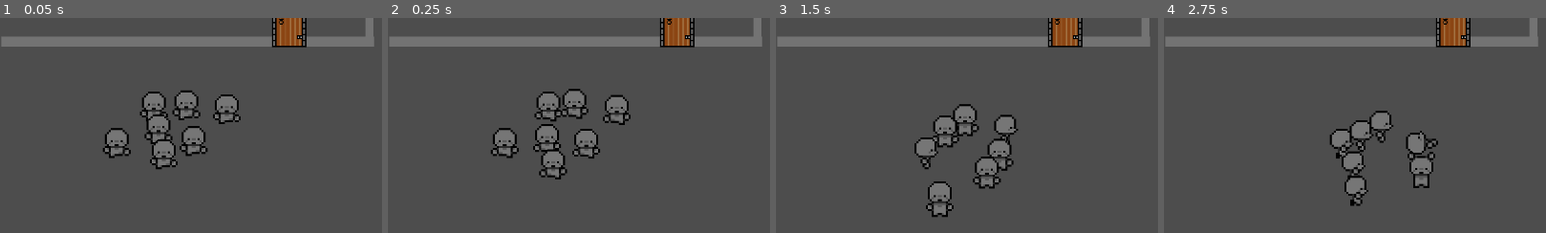
Above: before the commit, frames 1-4 (left to right).
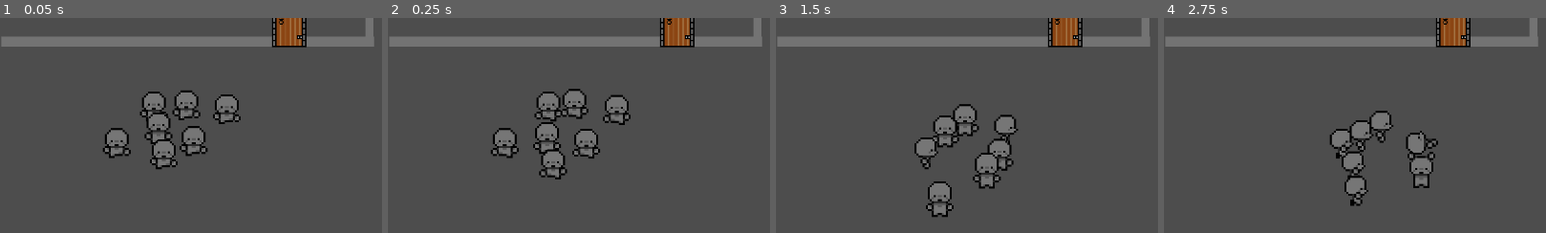
Above: after the commit, the same moments.

Repository: DubiousDuck/Manny-Takes-on-Upper-Management
Game: Godot game, scene res://overworld/sample_overworld.tscn
Two runs of this game, one before a commit and one after it. Both use one fixed random seed, a clock stepped at 60 frames per second and the inputs below. The engine's default icon, where the game draws it, is replaced by a stand-in: a white triangle on a blue panel in a dark square.
Inputs (mouse positions are % of the whole screen's width and height, from its top left):
- Up to frame 1 (0.05 s): no input
- Up to frame 2 (0.25 s): no input
- Up to frame 3 (1.5 s): tap Enter (ui_accept) at 0.5, 0.77 s; move the mouse to (28, 73) at 0.52 s; press the mouse at (28, 73) at 0.53 s; hold Right (ui_right) 0.53-1.28 s; move the mouse to (25, 73) at 1.27 s; release the mouse at (25, 73) at 1.28 s; hold X (Back) from 1.28 s (still down); click (25, 73) at 1.35 s
- Up to frame 4 (2.75 s): tap Enter (ui_accept) at 1.52 s; move the mouse to (31, 83) at 2.02 s; release X (Back) at 2.03 s; press the mouse at (31, 83) at 2.03 s; hold Right (ui_right) from 2.03 s (still down)
The pictures show only the part of the screen within x 0-50%, y 50-100%; the shares and areas given below are measured in that part.

The runs differ from the first frame. In frame 1, 0.3% of the frame differs, in the area x 38-46%, y 43-58%; in frame 2, 0.4%; in frame 3, 0.5%, in the area x 51-59%, y 62-78%; in frame 4, nothing differs.

Commit message:
Added front idle logic to player

Diff:
--- a/overworld/Player.tscn
+++ b/overworld/Player.tscn
@@ -1,7 +1,7 @@
 [gd_scene load_steps=5 format=3 uid="uid://vjjenmk6qvnq"]
 
 [ext_resource type="Script" path="res://overworld/player.gd" id="1_1evci"]
-[ext_resource type="Texture2D" uid="uid://c7meyg4aq48pp" path="res://assets/unit_sprites/back_walk.png" id="2_l0x58"]
+[ext_resource type="Texture2D" uid="uid://3colr5os47jl" path="res://assets/unit_sprites/side_idle.png" id="2_nqgt7"]
 [ext_resource type="AnimationLibrary" uid="uid://cod2cfunumv4b" path="res://overworld/ow_anim.res" id="3_408ea"]
 
 [sub_resource type="CapsuleShape2D" id="CapsuleShape2D_7mksb"]
@@ -19,9 +19,8 @@
 [node name="Sprite2D" type="Sprite2D" parent="."]
 position = Vector2(1.19209e-06, 2.6226e-06)
 scale = Vector2(3, 3)
-texture = ExtResource("2_l0x58")
+texture = ExtResource("2_nqgt7")
 hframes = 4
-frame = 1
 
 [node name="AnimationPlayer" type="AnimationPlayer" parent="."]
 libraries = {
--- a/overworld/player.gd
+++ b/overworld/player.gd
@@ -57,10 +57,12 @@
 		return
 
 	if abs(velocity.y) >= abs(velocity.x):
-		if velocity.y >= 0:
+		if velocity.y > 0:
 			$AnimationPlayer.play("ow_anim/front_walk")
 		elif velocity.y < 0:
 			$AnimationPlayer.play("ow_anim/back_walk")
+		else:
+			$AnimationPlayer.play("ow_anim/front_idle")
 	elif velocity != Vector2.ZERO:
 		$AnimationPlayer.play("ow_anim/side_walk")
 	else:
